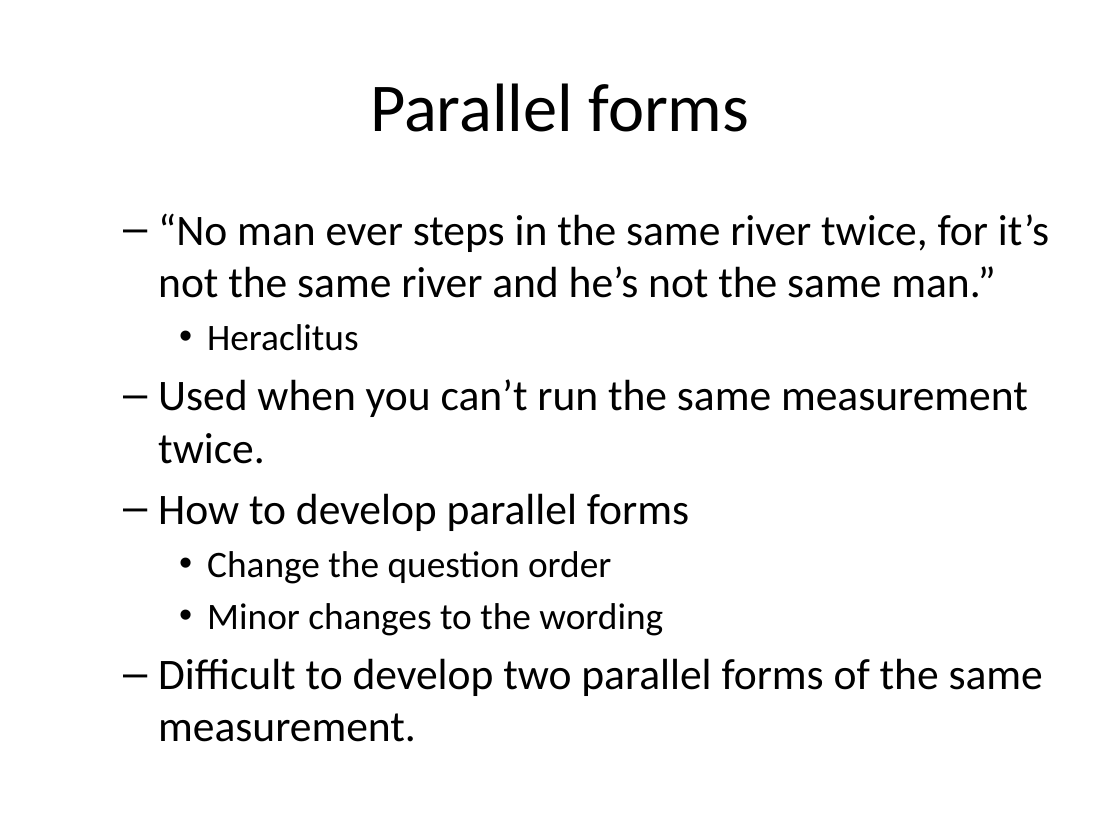
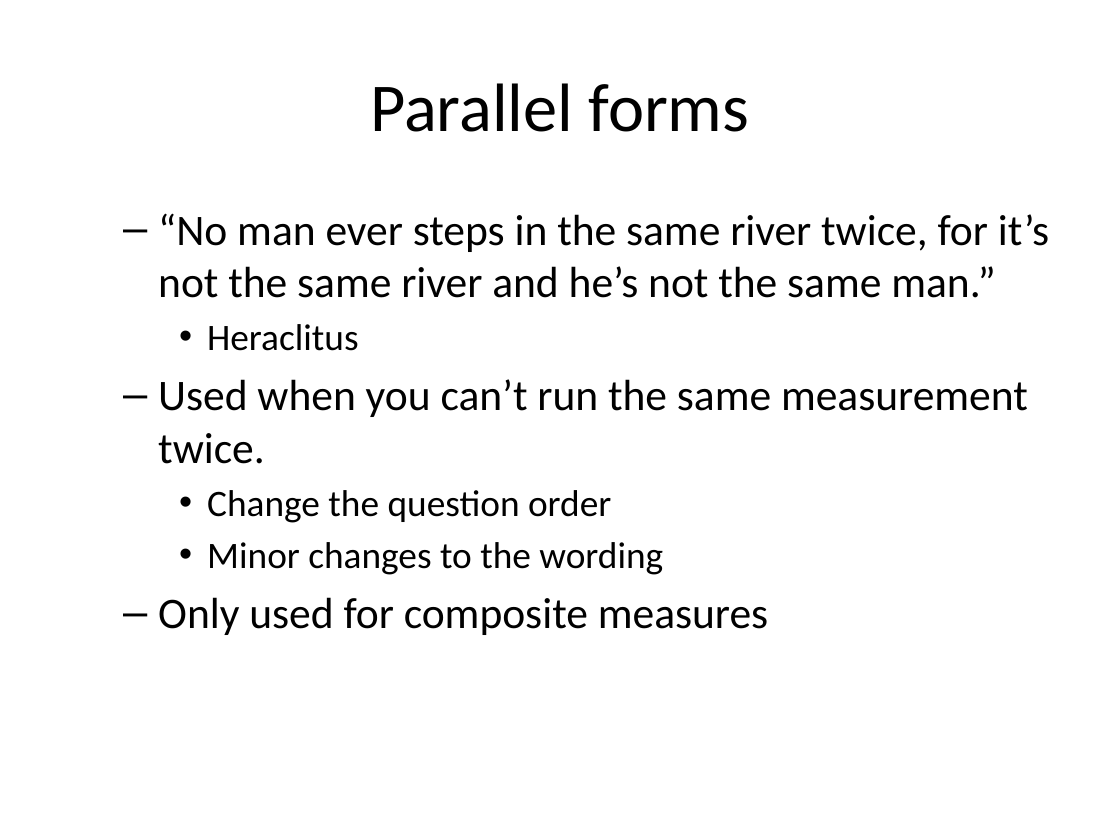
Before and after one commit to pmean/reliability-and-validity, a slide deck: slide 19 of src/rav.pptx (slide 18 before the commit). Drawn at 1120x840 pixels with LibreOffice and Linux fonts; fonts in the diff are those of the drawing. Boxes give left, top, right and bottom in pixels: in the first picture for what was removed or moved away, otherwise in the second. Text is boxed around its words. In the diff, an @@ line names an element or a change of style, - is before the commit and + after.

```diff
--- a/src/rav.pptx
+++ b/src/rav.pptx
@@ text at box(158, 493, 689, 531): paragraph removed @@
-  – How to develop parallel forms
@@ text at box(158, 597, 768, 635): text changed @@
-  – Difficult to develop two parallel forms of the same measurement.
+  – Only used for composite measures
```
Also in this commit, not shown: 15 other slides changed, 18 slides added, 5 slides removed, 3 other files.
